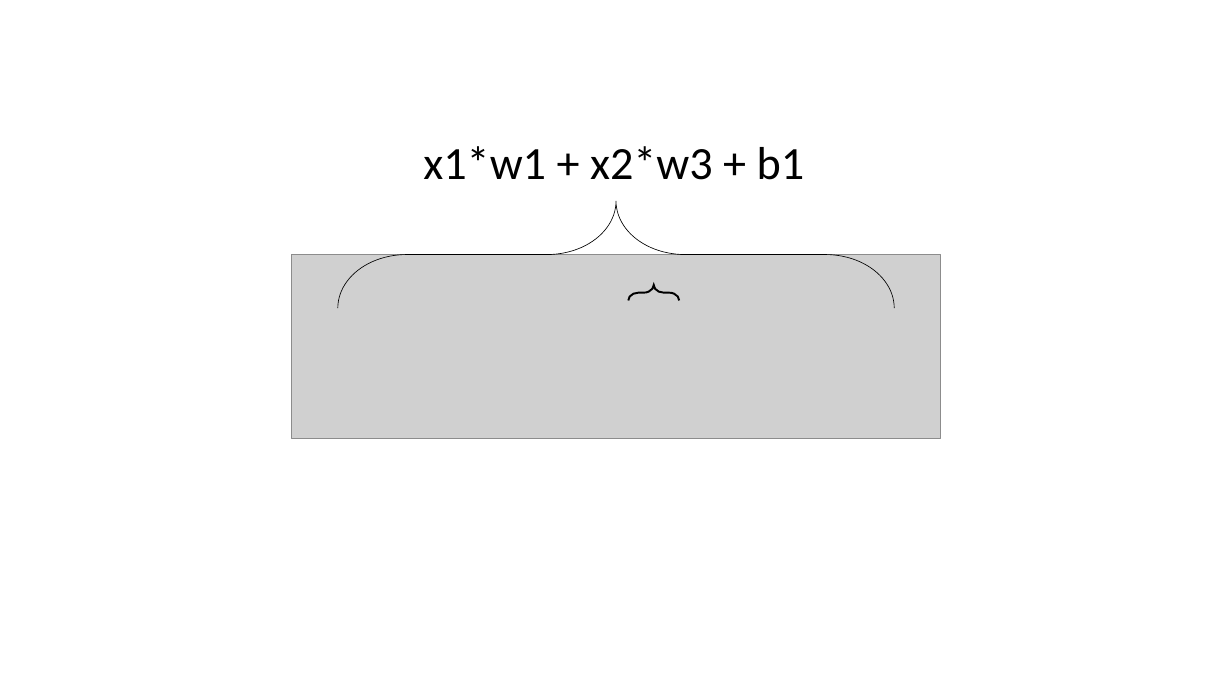
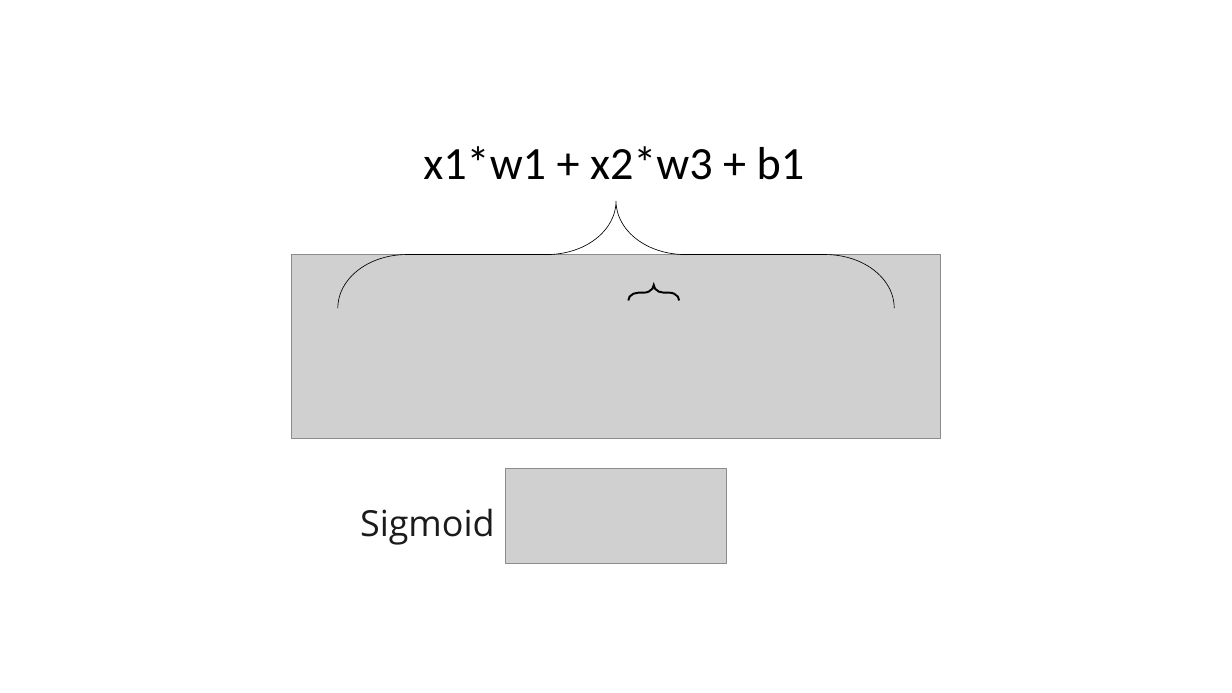
Before and after one commit to PhamTruongUit/Age-prediction, a slide deck: slide 8 of presentation.pptx (slide 7 before the commit). Drawn at 1232x693 pixels with LibreOffice and Linux fonts; fonts in the diff are those of the drawing; grey boxes stand for pictures. Boxes give left, top, right and bottom in pixels: in the first picture for what was removed or moved away, otherwise in the second. Text is boxed around its words. In the diff, an @@ line names an element or a change of style, - is before the commit and + after.

```diff
--- a/presentation.pptx
+++ b/presentation.pptx
@@ picture added at [506,469,726,564] @@
@@ text added at [360,508,494,545], 28 pt, text #1B1B1B @@
+Sigmoid
```
Also in this commit, not shown: 4 other slides changed, 3 slides added, 1 slide removed.
